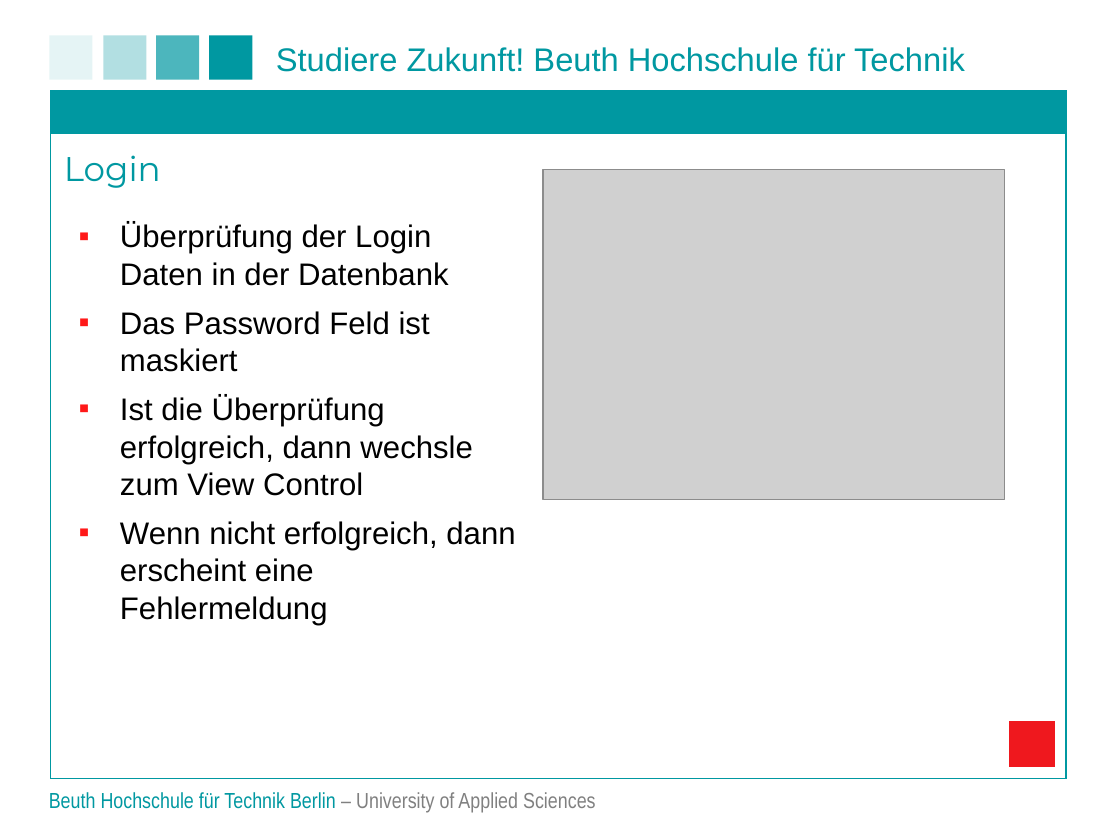
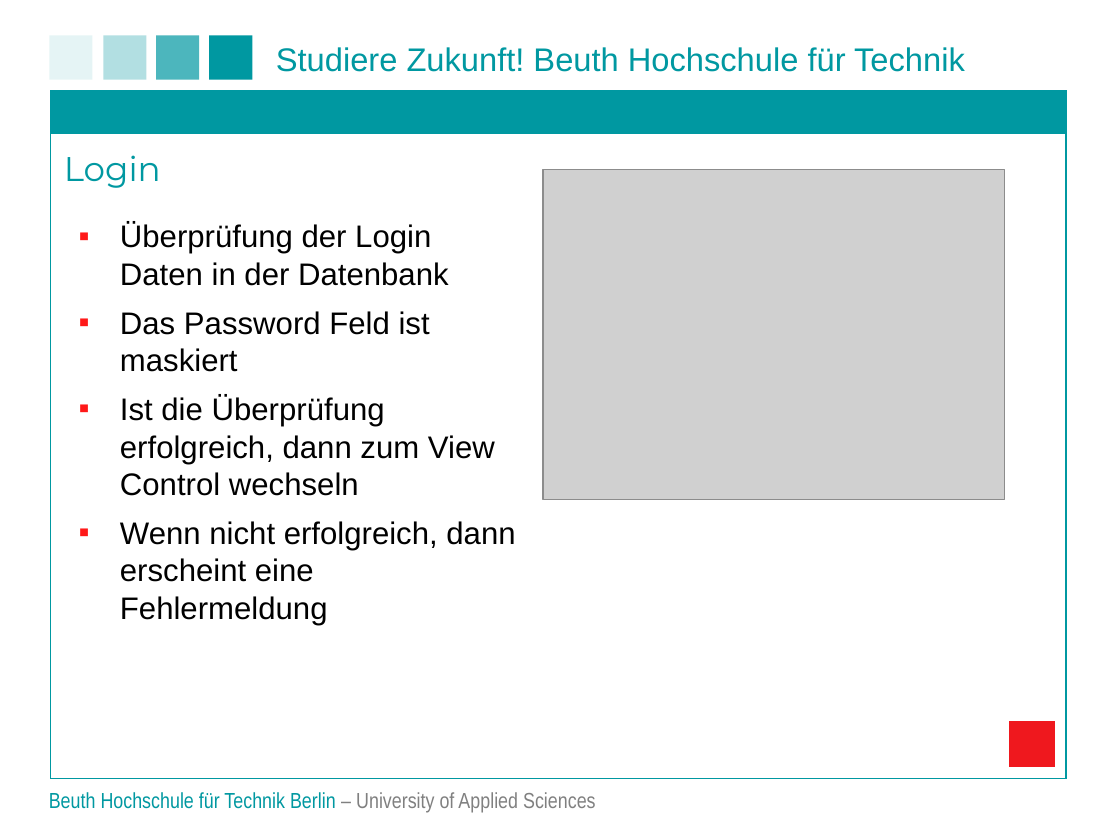
Before and after one commit to matt-han/TuerSpion, a slide deck: slide 16 of Projektpraesentation.ppt. Drawn at 1120x840 pixels with LibreOffice and Linux fonts; fonts in the diff are those of the drawing; grey boxes stand for pictures; background and template pictures are left out. Boxes give left, top, right and bottom in pixels: in the first picture for what was removed or moved away, otherwise in the second. Text is boxed around its words. In the diff, an @@ line names an element or a change of style, - is before the commit and + after.

```diff
--- a/Projektpraesentation.ppt
+++ b/Projektpraesentation.ppt
@@ text at [120,396,495,496]: text changed @@
-▪ Ist die Überprüfung erfolgreich, dann wechsle zum View Control
+▪ Ist die Überprüfung erfolgreich, dann zum View Control wechseln
```
Also in this commit, not shown: 8 other slides changed, 1 other file.
